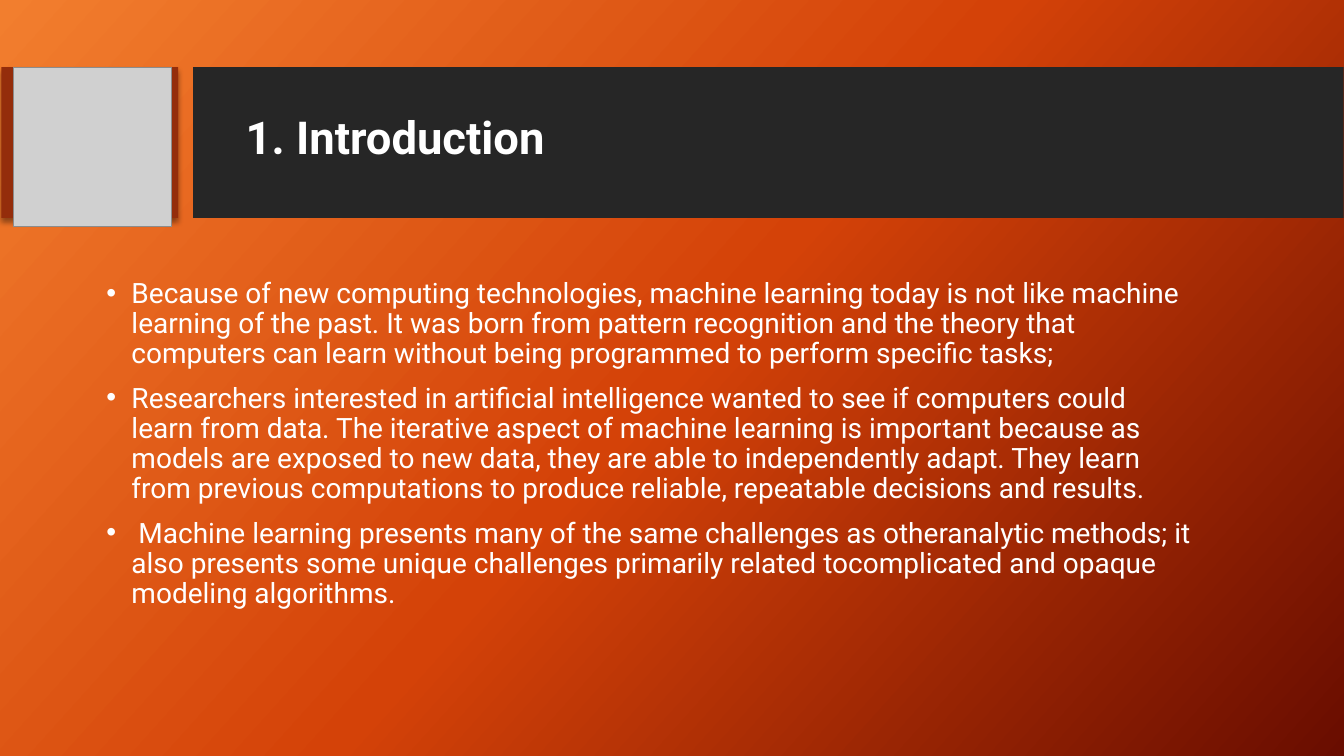
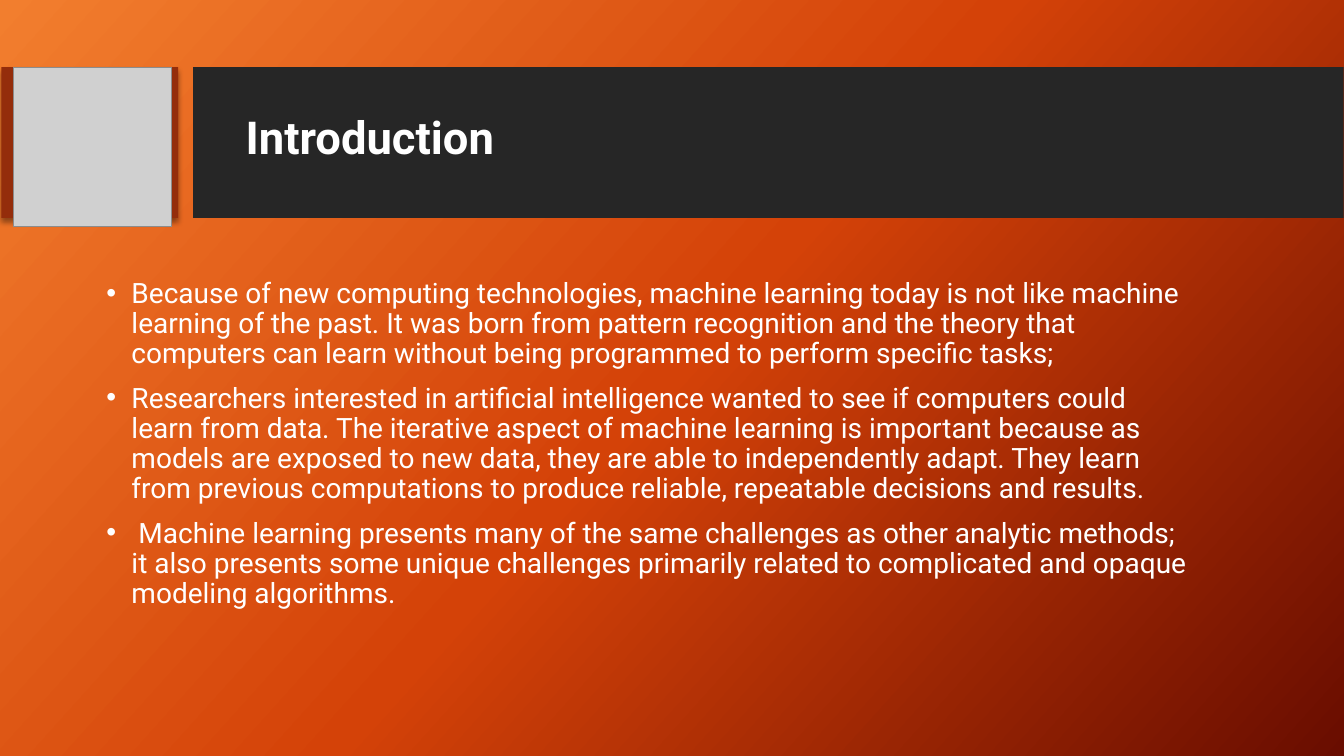
Before and after one commit to ItProject1920/data-science-project, a slide deck: slide 2 of Project Review FINAL.pptx. Drawn at 1344x756 pixels with LibreOffice and Linux fonts; fonts in the diff are those of the drawing; grey boxes stand for pictures; background and template pictures are left out. Boxes give left, top, right and bottom in pixels: in the first picture for what was removed or moved away, otherwise in the second. Text is boxed around its words. In the diff, an @@ line names an element or a change of style, - is before the commit and + after.

```diff
--- a/Project Review FINAL.pptx
+++ b/Project Review FINAL.pptx
@@ title at (x1=246, y1=120, x2=494, y2=155): text changed @@
-1. Introduction
+Introduction
@@ text at (x1=131, y1=521, x2=1186, y2=609): spaces changed @@
-• Machine learning presents many of the same challenges as otheranalytic methods; it also presents some unique challenges primarily related tocomplicated and opaque modeling algorithms.
+• Machine learning presents many of the same challenges as other analytic methods; it also presents some unique challenges primarily related to complicated and opaque modeling algorithms.
```
Also in this commit, not shown: 14 other slides changed, 1 slide added, 1 slide removed.
